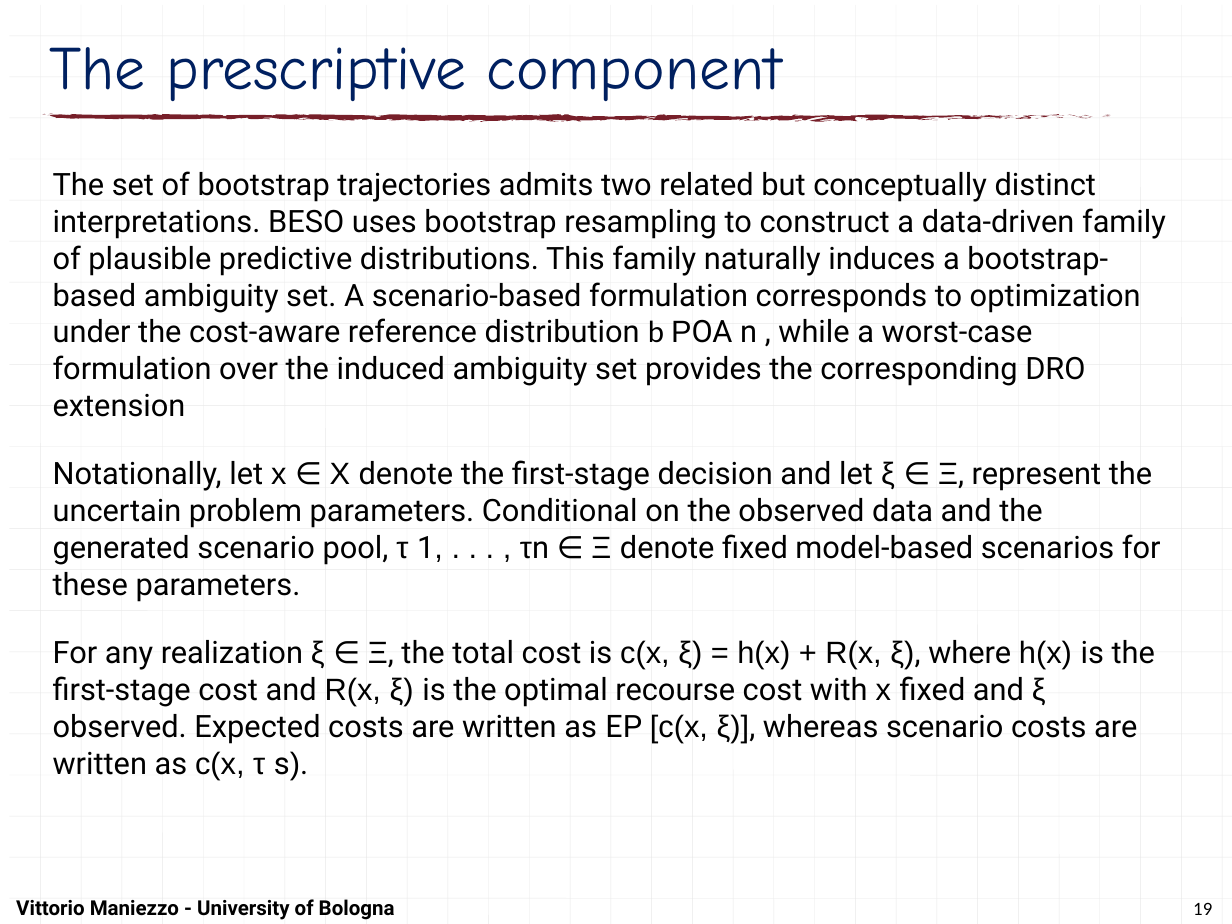
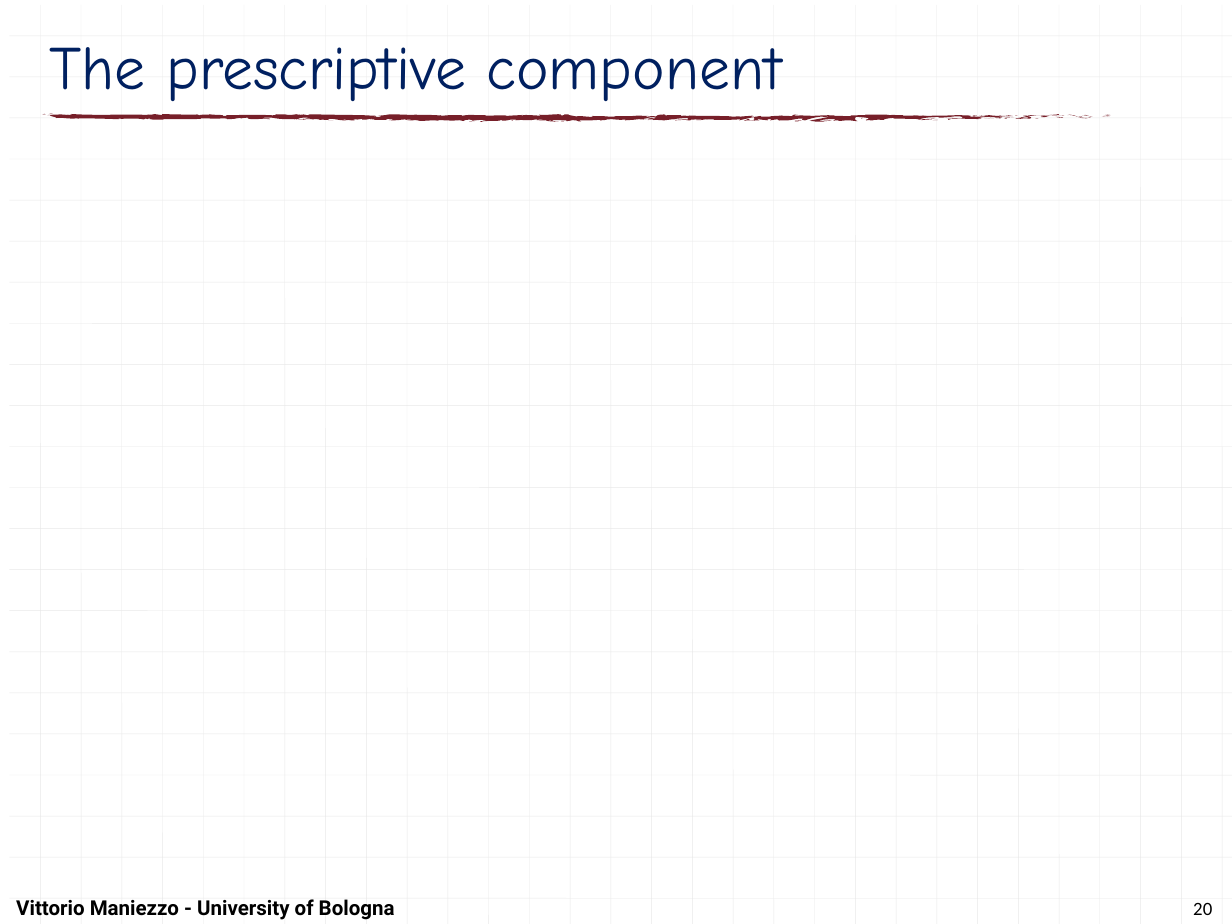
Before and after one commit to maniezzo/GDOforecast, a slide deck: slide 20 of doc/Schedulingseminar/schedulingSeminarXdock.pptx (slide 19 before the commit). Drawn at 1232x924 pixels with LibreOffice and Linux fonts; fonts in the diff are those of the drawing; grey boxes stand for pictures. Boxes give left, top, right and bottom in pixels: in the first picture for what was removed or moved away, otherwise in the second. Text is boxed around its words. In the diff, an @@ line names an element or a change of style, - is before the commit and + after.

```diff
--- a/doc/Schedulingseminar/schedulingSeminarXdock.pptx
+++ b/doc/Schedulingseminar/schedulingSeminarXdock.pptx
@@ text removed at [53, 171, 1166, 781] @@
-The set of bootstrap trajectories admits two related but conceptually distinct interpretations. BESO uses bootstrap resampling to construct a data-driven family of plausible predictive distributions. This family naturally induces a bootstrap-based ambiguity set. A scenario-based formulation corresponds to optimization under the cost-aware reference distribution b POA n , while a worst-case formulation over the induced ambiguity set provides the corresponding DRO extension
-Notationally, let x ∈ X denote the first-stage decision and let ξ ∈ Ξ, represent the uncertain problem parameters. Conditional on the observed data and the generated scenario pool, τ 1, . . . , τn ∈ Ξ denote fixed model-based scenarios for these parameters.
-For any realization ξ ∈ Ξ, the total cost is c(x, ξ) = h(x) + R(x, ξ), where h(x) is the first-stage cost and R(x, ξ) is the optimal recourse cost with x fixed and ξ observed. Expected costs are written as EP [c(x, ξ)], whereas scenario costs are written as c(x, τ s).
@@ page number at [1193, 902, 1212, 915]: text changed @@
-19
+20
```
Also in this commit, not shown: 26 other slides changed, 5 slides added, 1 other file.
